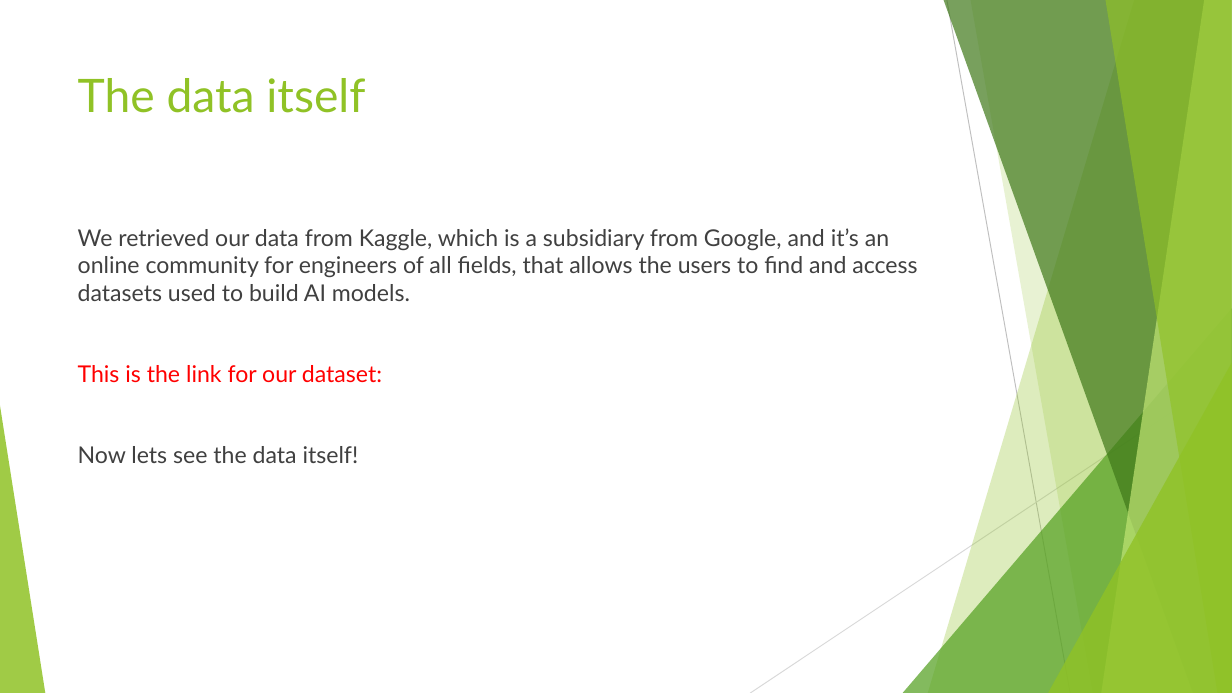
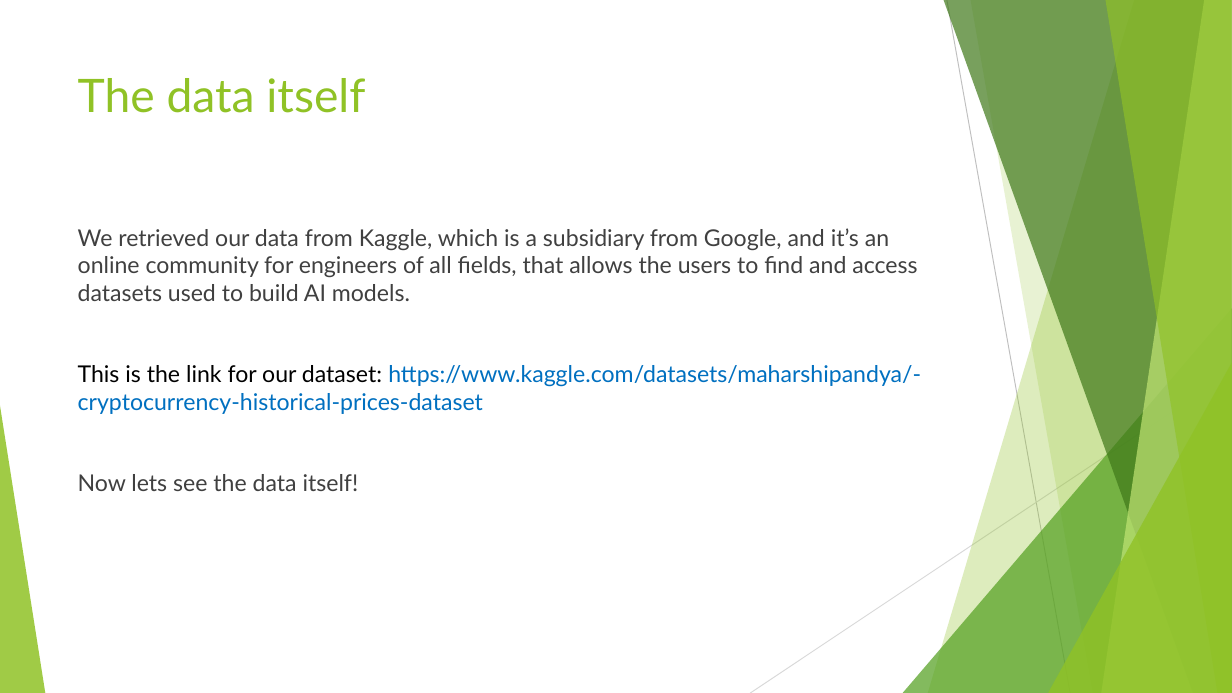
Before and after one commit to drummersoul/Cryptocurrency-Price-Prediction, a slide deck: slide 10 of Power Point Presentations/Presentation Week 3 Group D.pptx. Drawn at 1232x693 pixels with LibreOffice and Linux fonts; fonts in the diff are those of the drawing. Boxes give left, top, right and bottom in pixels: in the first picture for what was removed or moved away, otherwise in the second. Text is boxed around its words. In the diff, an @@ line names an element or a change of style, - is before the commit and + after.

```diff
--- a/Power Point Presentations/Presentation Week 3 Group D.pptx
+++ b/Power Point Presentations/Presentation Week 3 Group D.pptx
@@ text at bbox=[78, 365, 921, 414]: text changed; text colour #FF0000 to #0070C0 @@
-This is the link for our dataset:
+This is the link for our dataset: https://www.kaggle.com/datasets/maharshipandya/-cryptocurrency-historical-prices-dataset
```
Also in this commit, not shown: 1 other slide changed, 1 other file.
